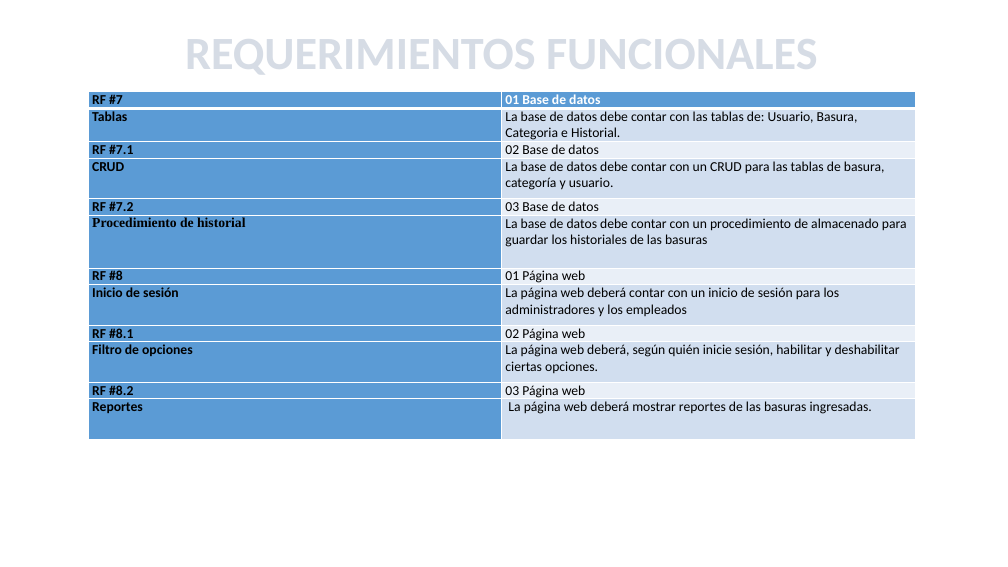
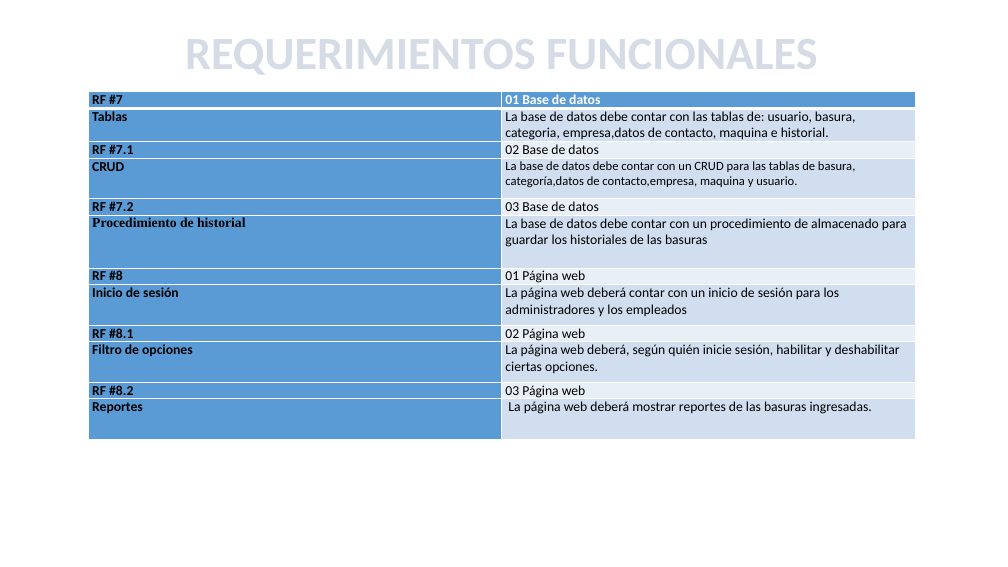
Before and after one commit to Kathar6/A.R.I, a slide deck: slide 7 of Documentos/RECICLAJE INTELIGENTE.pptx. Drawn at 1008x567 pixels with LibreOffice and Linux fonts; fonts in the diff are those of the drawing; background and template pictures are left out. Boxes give left, top, right and bottom in pixels: in the first picture for what was removed or moved away, otherwise in the second. Text is boxed around its words. In the diff, an @@ line names an element or a change of style, - is before the commit and + after.

```diff
--- a/Documentos/RECICLAJE INTELIGENTE.pptx
+++ b/Documentos/RECICLAJE INTELIGENTE.pptx
@@ table at box(88, 91, 916, 437) @@
-row 2, column 2: La base de datos debe contar con las tablas de: Usuario, Basura, Categoria e Historial.
+row 2, column 2: La base de datos debe contar con las tablas de: usuario, basura, categoria, empresa,datos de contacto, maquina e historial.
-row 4, column 2: La base de datos debe contar con un CRUD para las tablas de basura, categoría y usuario.
+row 4, column 2: La base de datos debe contar con un CRUD para las tablas de basura, categoría,datos de contacto,empresa, maquina y usuario.
```
Also in this commit, not shown: 1 other slide changed, 4 slides added.
